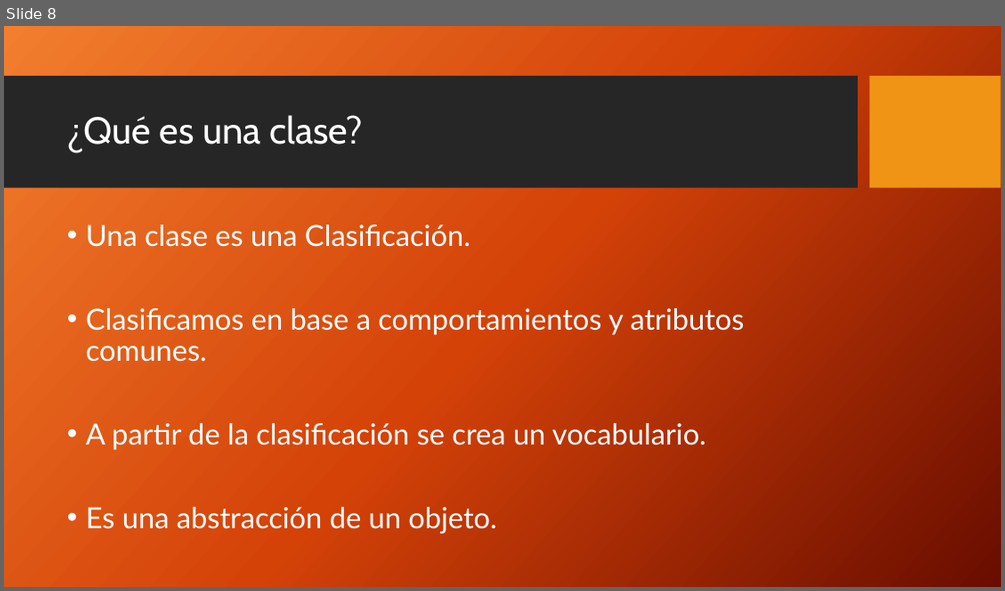
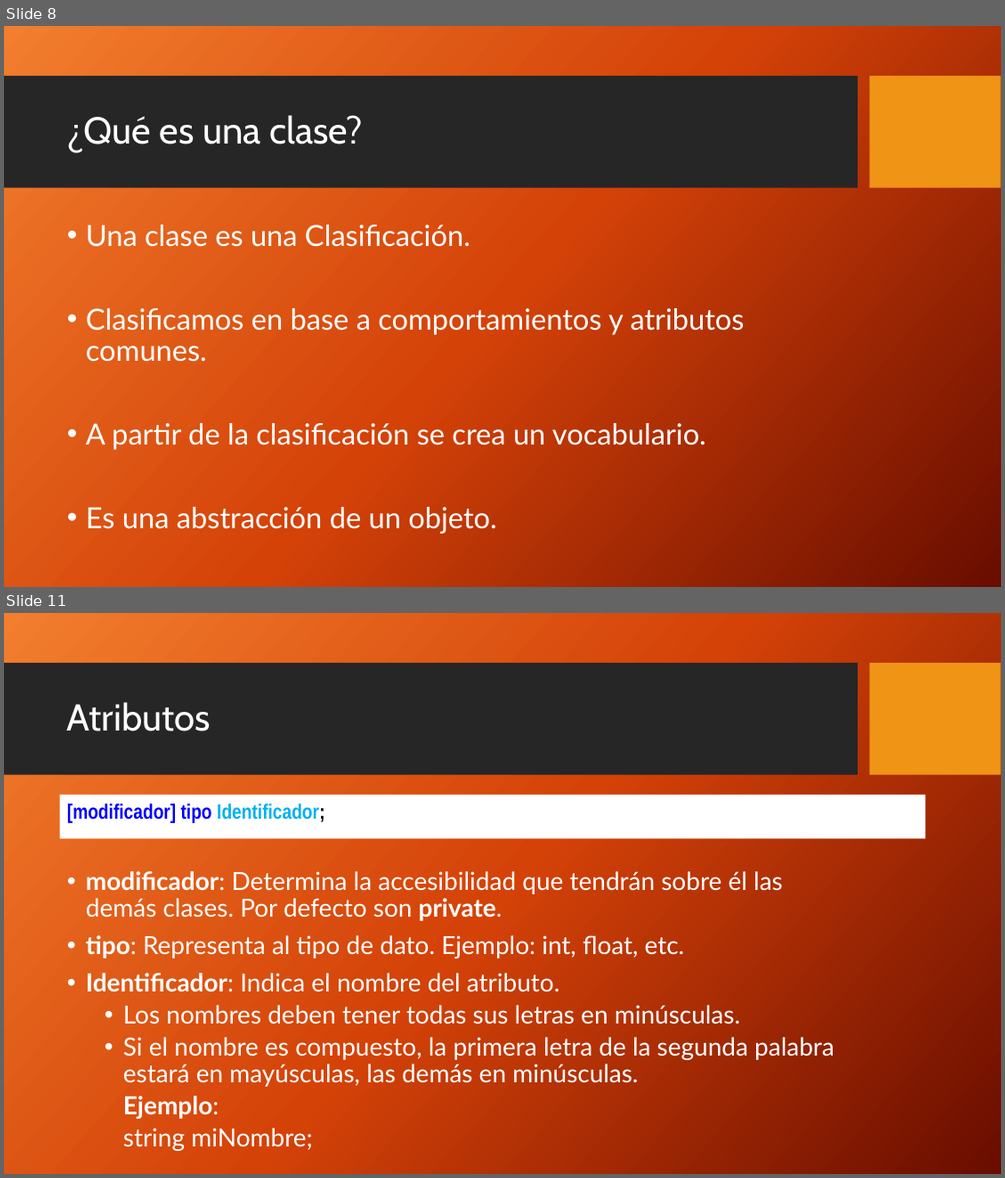
Before and after one commit to FedeDavila1984/utn_prog_y_lab_II, a slide deck: PPTs/ProgramacionII_Clase_02-2018.pptx. Shown one above the other, each under a label of ours: slide 8 before the commit, slides 8 and 11 after it; the slides between them are not shown. The pictures are 1005x591 and 1005x1178 pixels, drawn with LibreOffice and Linux fonts; fonts in the diff are those of the drawing; background and template pictures are left out. Boxes give left, top, right and bottom in pixels: in the first picture for what was removed or moved away, otherwise in the second. Text is boxed around its words. In the diff, an @@ line names an element or a change of style, - is before the commit and + after.

```diff
--- a/PPTs/ProgramacionII_Clase_02-2018.pptx
+++ b/PPTs/ProgramacionII_Clase_02-2018.pptx
@@ slide 11 added at (x1=4, y1=613, x2=1001, y2=1174), background picture (left out); not listed: 2 template elements that a slide beside it also shows @@
@@ title added at (x1=67, y1=702, x2=210, y2=731), 36 pt, text #FFFFFF @@
+Atributos
@@ rectangle added at (x1=59, y1=795, x2=925, y2=839), fill #FFFFFF, 20 pt, text #0000FF, bold @@
+[modificador] tipo Identificador;
@@ text added at (x1=86, y1=871, x2=834, y2=1151), 24 pt, text #FFFFFF @@
+• modificador: Determina la accesibilidad que tendrán sobre él las demás clases. Por defecto son private.
+• tipo: Representa al tipo de dato. Ejemplo: int, float, etc.
+• Identificador: Indica el nombre del atributo.
+  • Los nombres deben tener todas sus letras en minúsculas.
+  • Si el nombre es compuesto, la primera letra de la segunda palabra estará en mayúsculas, las demás en minúsculas.
+  Ejemplo:
+  string miNombre;
```
Also in this commit, not shown: 2 slides changed, 12 other slides added, 9 other files.
